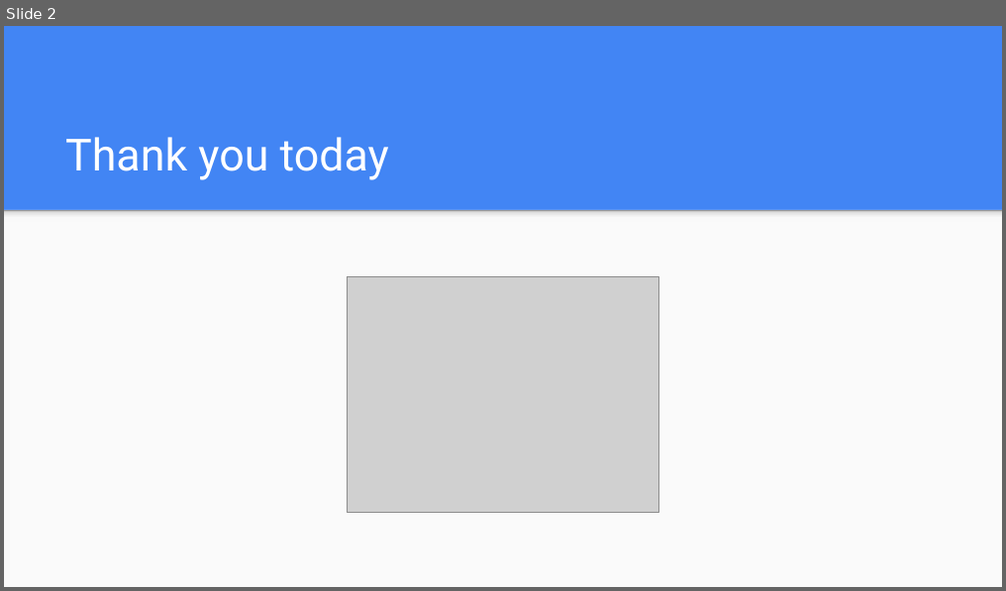
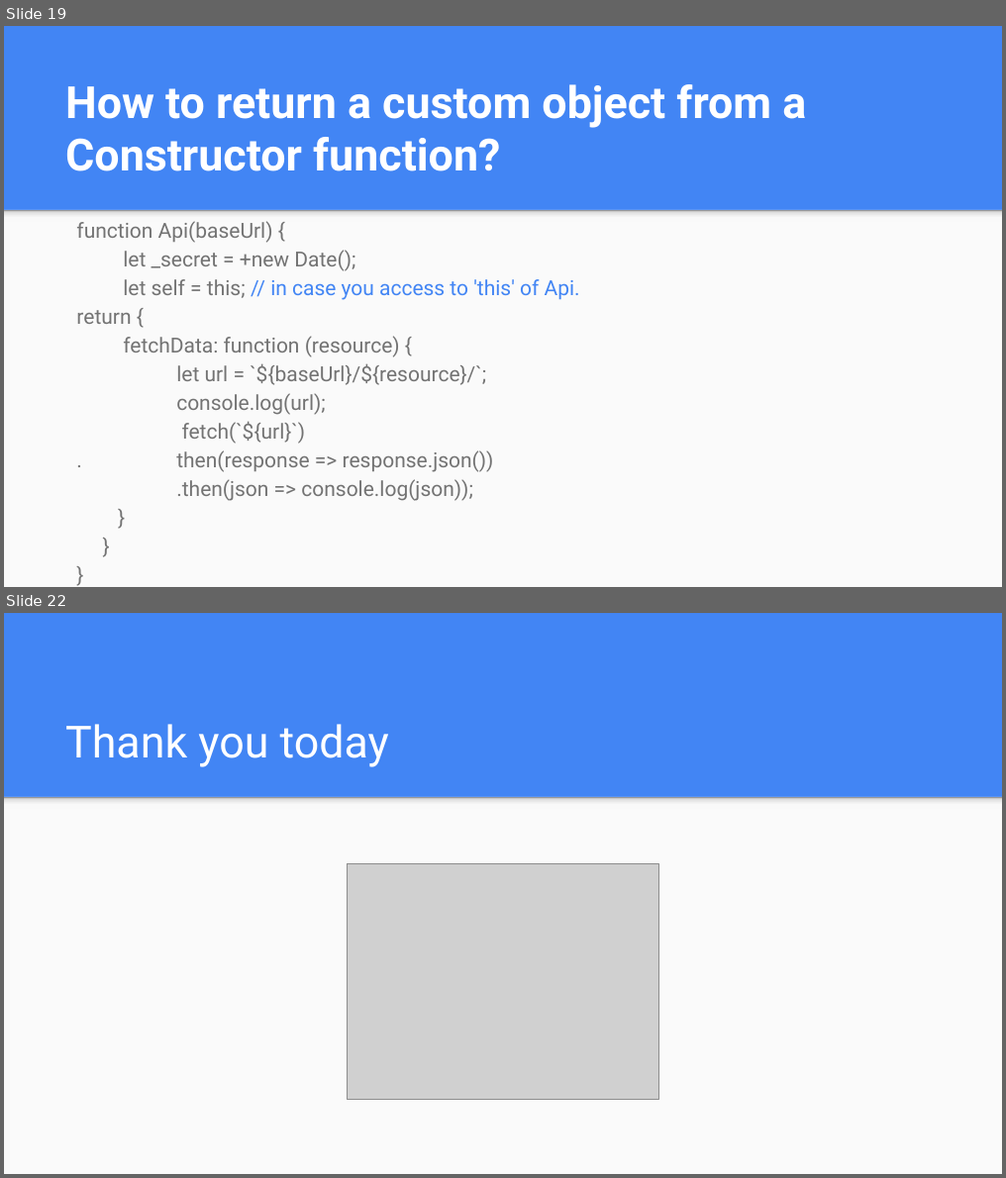
Before and after one commit to mdshohelrana/the-road-to-javascript, a slide deck: Class Content/Day 3/JavaScript Lesson 3.pptx. Shown one above the other, each under a label of ours: slide 2 before the commit, slides 19 and 22 after it; the slides between them are not shown. The pictures are 1006x591 and 1006x1178 pixels, drawn with LibreOffice and Linux fonts; fonts in the diff are those of the drawing; grey boxes stand for pictures. Boxes give left, top, right and bottom in pixels: in the first picture for what was removed or moved away, otherwise in the second. Text is boxed around its words. In the diff, an @@ line names an element or a change of style, - is before the commit and + after.

```diff
--- a/Class Content/Day 3/JavaScript Lesson 3.pptx
+++ b/Class Content/Day 3/JavaScript Lesson 3.pptx
@@ slide 19 added at bbox=[4, 26, 1002, 587], background #4285F4; not listed: 2 template elements that a slide beside it also shows @@
@@ title added at bbox=[65, 84, 806, 172], 32 pt, text #FFFFFF, bold @@
+How to return a custom object from a Constructor function?
@@ text added at bbox=[76, 221, 580, 501], 15 pt, text #737373 @@
+function Api(baseUrl) {
+let _secret = +new Date();
+let self = this; // in case you access to 'this' of Api.
+return {
+fetchData: function (resource) {
+let url = `${baseUrl}/${resource}/`;
+console.log(url);
+fetch(`${url}`)
+. then(response => response.json())
+.then(json => console.log(json));
+}
+}
+}
@@ what was slide 2 is now slide 22 @@
```
Also in this commit, not shown: 19 other slides added, 1 other file.
